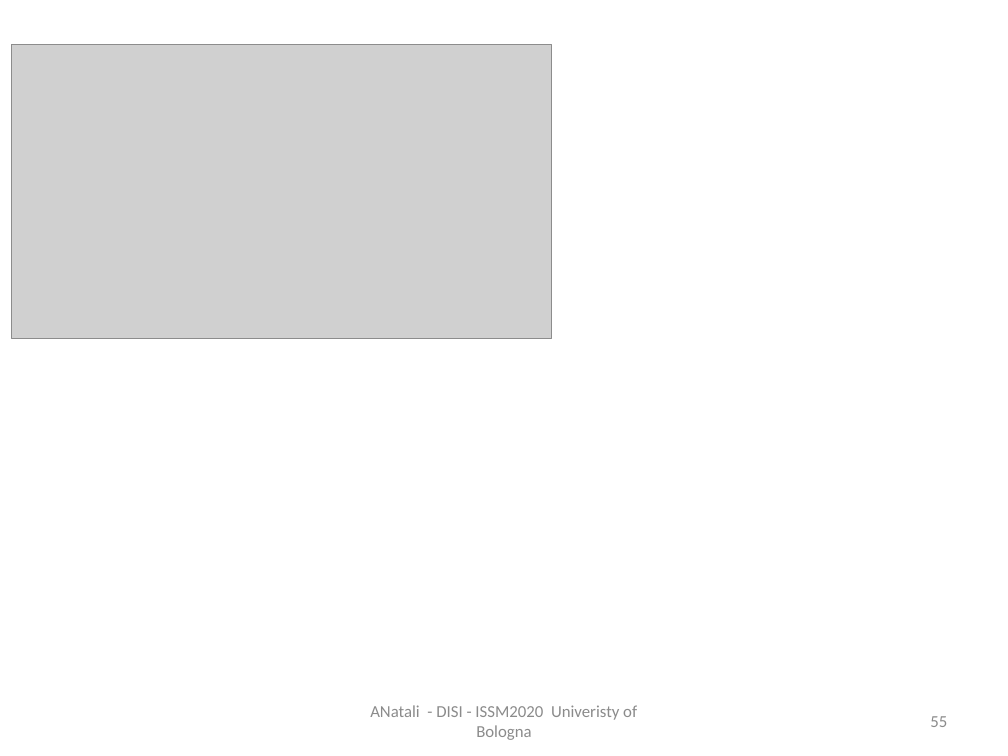
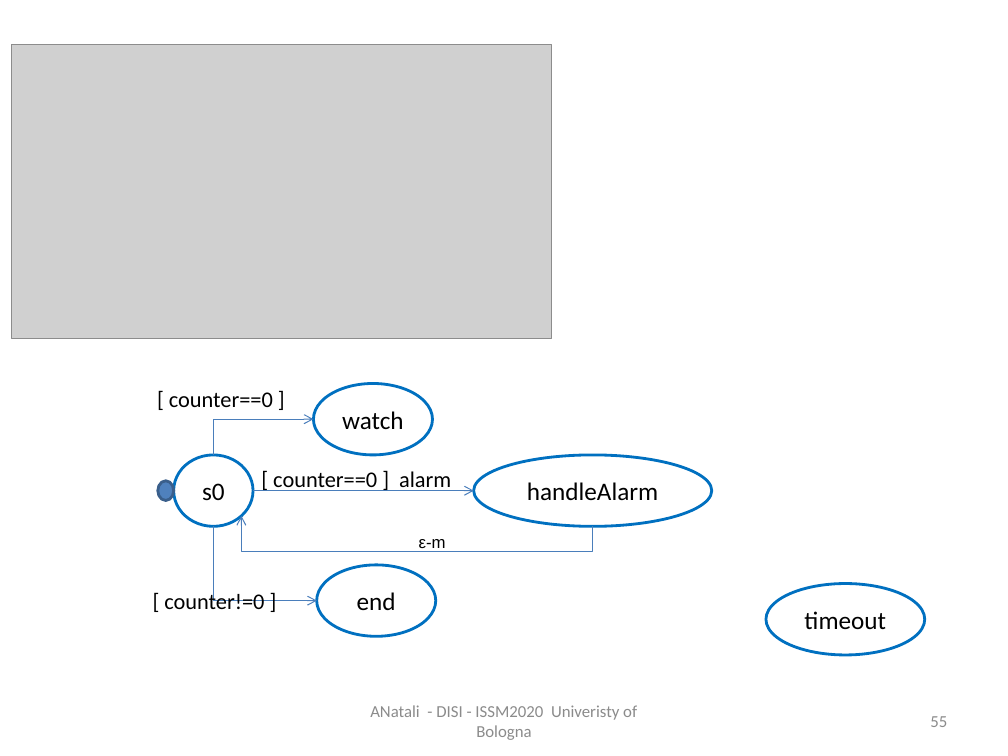
Before and after one commit to anatali/iss2020LabBo, a slide deck: slide 55 of it.unibo.issLabStart/userDocs/ISSM2020.pptx. Drawn at 1008x756 pixels with LibreOffice and Linux fonts; fonts in the diff are those of the drawing; grey boxes stand for pictures. Boxes give left, top, right and bottom in pixels: in the first picture for what was removed or moved away, otherwise in the second. Text is boxed around its words. In the diff, an @@ line names an element or a change of style, - is before the commit and + after.

```diff
--- a/it.unibo.issLabStart/userDocs/ISSM2020.pptx
+++ b/it.unibo.issLabStart/userDocs/ISSM2020.pptx
@@ ellipse added at <box>313,383,432,455</box>, fill #FFFFFF, outline #0070C0 2 pt, 18 pt, text #000000 @@
+watch
@@ text added at <box>169,392,273,407</box>, 16 pt, text #000000 @@
+[ counter==0 ]
@@ elbow arrow added from (214, 455) to (313, 419), #4B7EBC 0.75 pt @@
@@ ellipse added at <box>173,455,253,526</box>, fill #FFFFFF, outline #0070C0 2 pt, 18 pt, text #000000 @@
+s0
@@ text added at <box>273,471,451,491</box>, 16 pt, text #000000 @@
+[ counter==0 ] alarm
@@ ellipse added at <box>474,455,712,526</box>, fill #FFFFFF, outline #0070C0 2 pt, 18 pt, text #000000 @@
+handleAlarm
@@ ellipse added at <box>158,481,174,501</box>, fill #4F81BD, outline #3A5F8C 2 pt @@
@@ elbow arrow added from (253, 491) to (474, 491), #4B7EBC 0.75 pt @@
@@ elbow arrow added from (214, 526) to (317, 601), #4B7EBC 0.75 pt @@
@@ elbow arrow added from (593, 526) to (242, 516), #4B7EBC 0.75 pt @@
@@ text added at <box>419,539,446,552</box>, 12 pt, text #000000 @@
+ε-m
@@ ellipse added at <box>317,564,435,636</box>, fill #FFFFFF, outline #0070C0 2 pt, 18 pt, text #000000 @@
+end
@@ text added at <box>164,590,264,609</box>, 16 pt, text #000000 @@
+[ counter!=0 ]
@@ ellipse added at <box>766,584,925,655</box>, fill #FFFFFF, outline #0070C0 2 pt, 18 pt, text #000000 @@
+timeout
```
Also in this commit, not shown: 36 other files.
